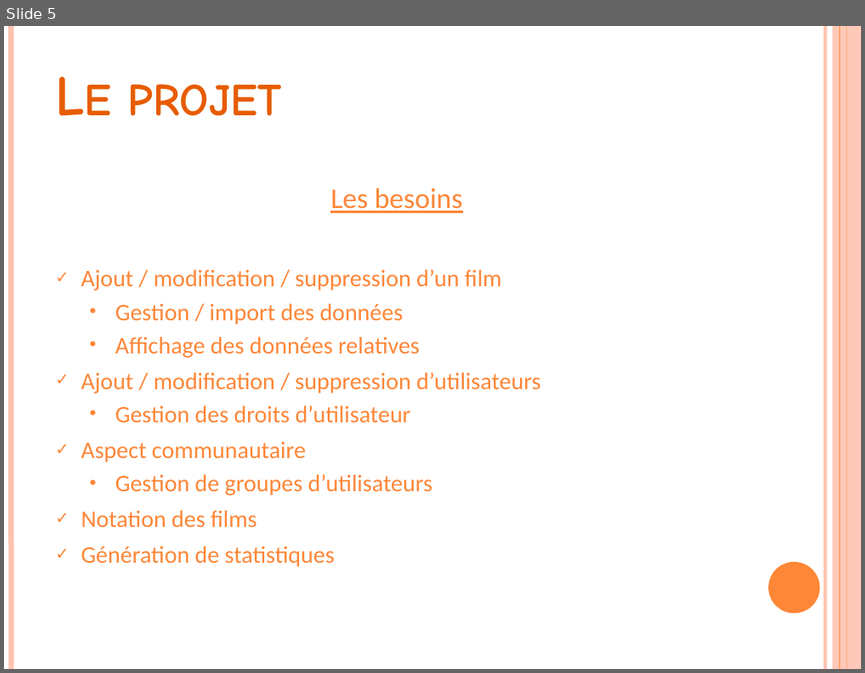
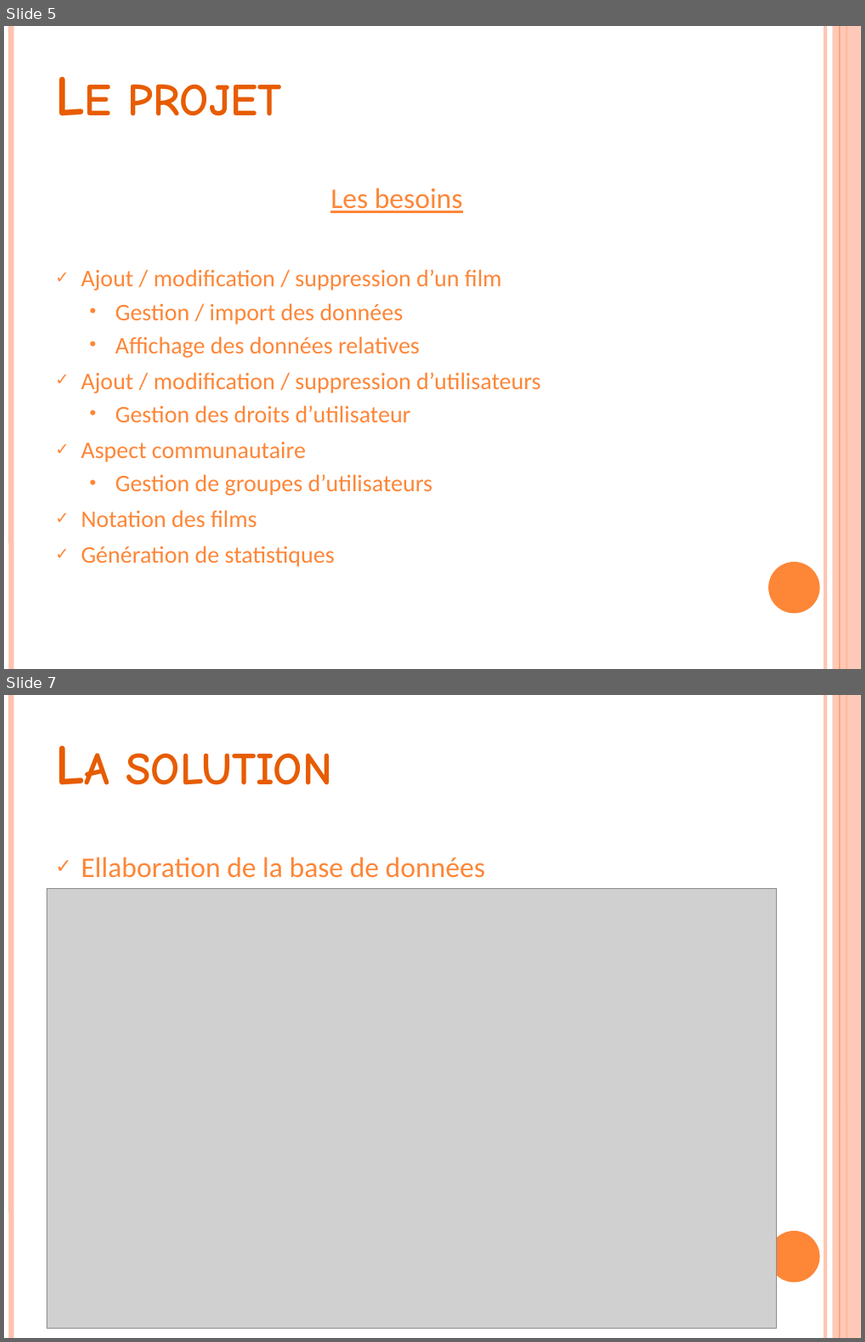
Before and after one commit to xxseric/allocine-de, a slide deck: Rapport/Stage de Licence Informatique.pptx. Shown one above the other, each under a label of ours: slide 5 before the commit, slides 5 and 7 after it; the slides between them are not shown. The pictures are 865x673 and 865x1342 pixels, drawn with LibreOffice and Linux fonts; fonts in the diff are those of the drawing; grey boxes stand for pictures. Boxes give left, top, right and bottom in pixels: in the first picture for what was removed or moved away, otherwise in the second. Text is boxed around its words. In the diff, an @@ line names an element or a change of style, - is before the commit and + after.

```diff
--- a/Rapport/Stage de Licence Informatique.pptx
+++ b/Rapport/Stage de Licence Informatique.pptx
@@ slide 7 added at box(4, 695, 861, 1338), background #FFFFFF; not listed: 6 template elements that a slide beside it also shows @@
@@ text added at box(126, 753, 333, 785), 48 pt, text #E75C01, bold, small capitals @@
+La solution
@@ text added at box(81, 857, 485, 878), 24 pt, text #FE8637 @@
+✓ Ellaboration de la base de données
@@ picture added at box(46, 888, 777, 1328) @@
```
Also in this commit, not shown: 4 slides changed, 5 other slides added, 2 slides removed, 1 other file.
